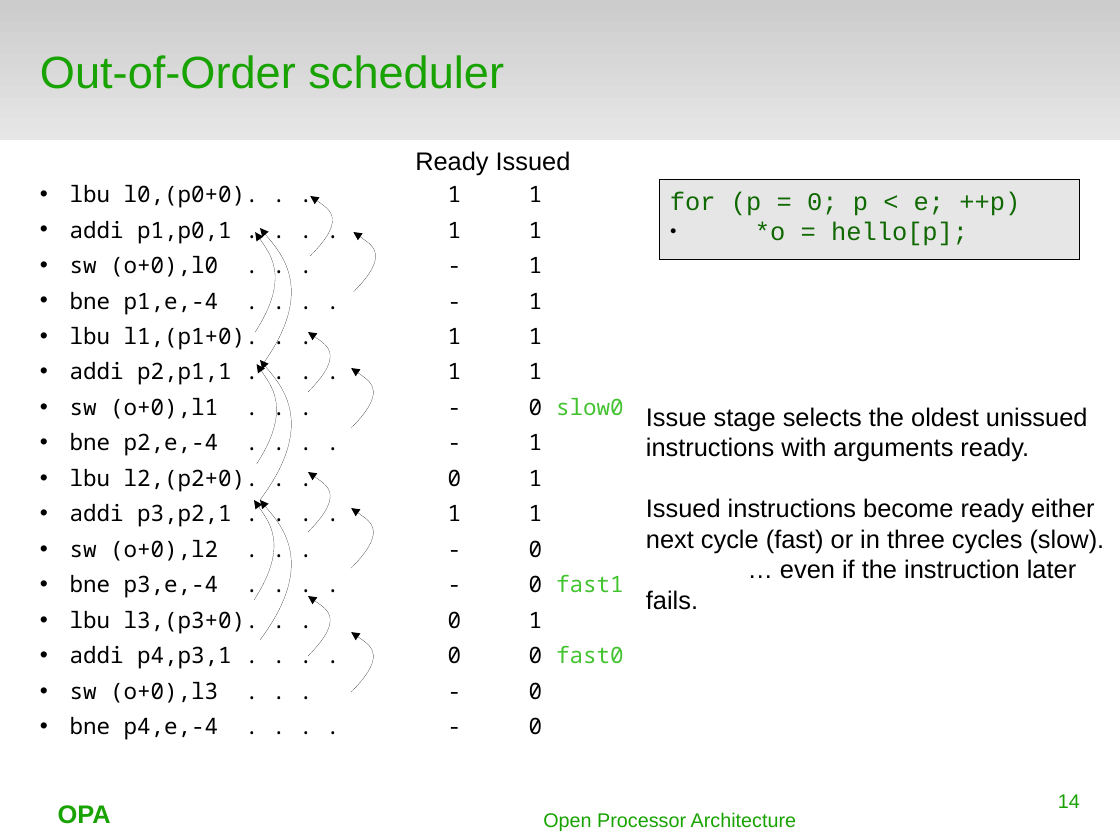
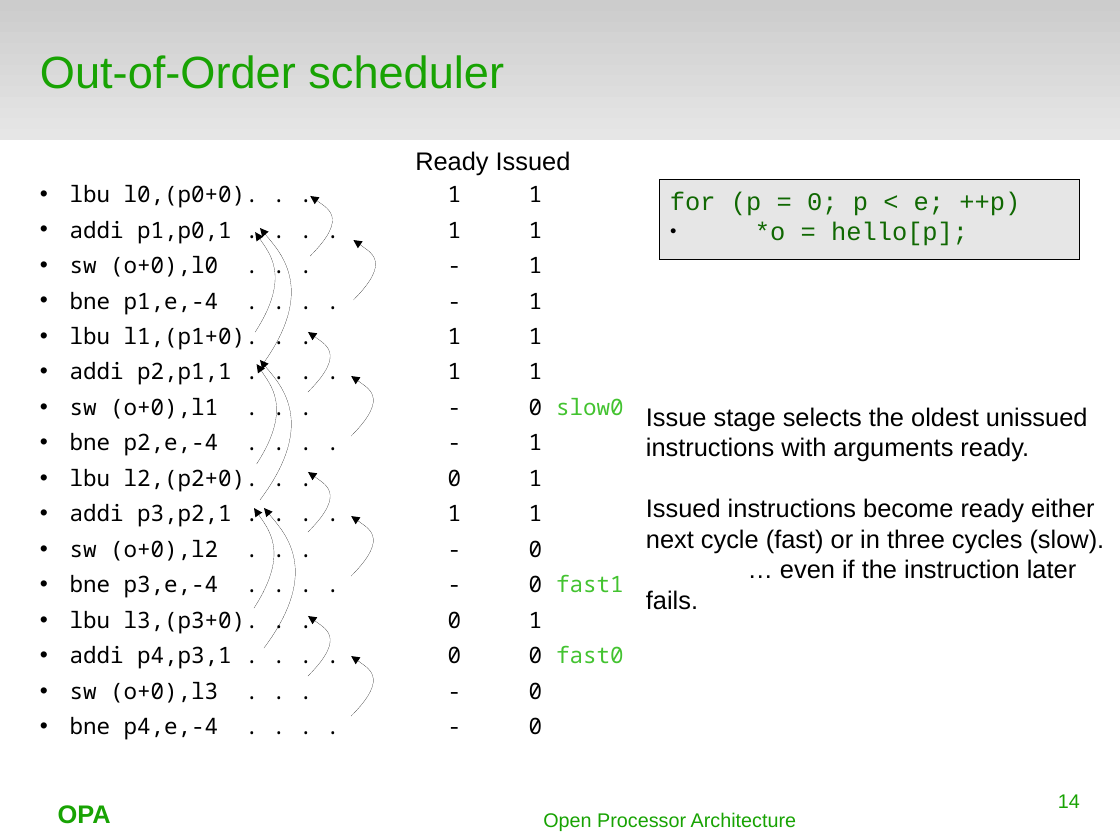
Before and after one commit to terpstra/opa, a slide deck: slide 14 of docs/orconf2015.odp. Drawn at 1120x840 pixels with LibreOffice and Linux fonts; fonts in the diff are those of the drawing; background and template pictures are left out. Boxes give left, top, right and bottom in pixels: in the first picture for what was removed or moved away, otherwise in the second. Text is boxed around its words. In the diff, an @@ line names an element or a change of style, - is before the commit and + after.

```diff
--- a/docs/orconf2015.odp
+++ b/docs/orconf2015.odp
@@ 4 freeform shapes moved together from (x1=254, y1=232, x2=372, y2=600) to (x1=254, y1=240, x2=372, y2=608) @@
@@ freeform shape moved from (x1=260, y1=500, x2=287, y2=640) to (x1=264, y1=508, x2=291, y2=648) @@
@@ freeform shape moved from (x1=308, y1=597, x2=326, y2=657) to (x1=308, y1=616, x2=326, y2=676) @@
@@ freeform shape moved from (x1=352, y1=632, x2=370, y2=692) to (x1=352, y1=657, x2=370, y2=717) @@
```
Also in this commit, not shown: 7 other slides changed, 1 slide added.
